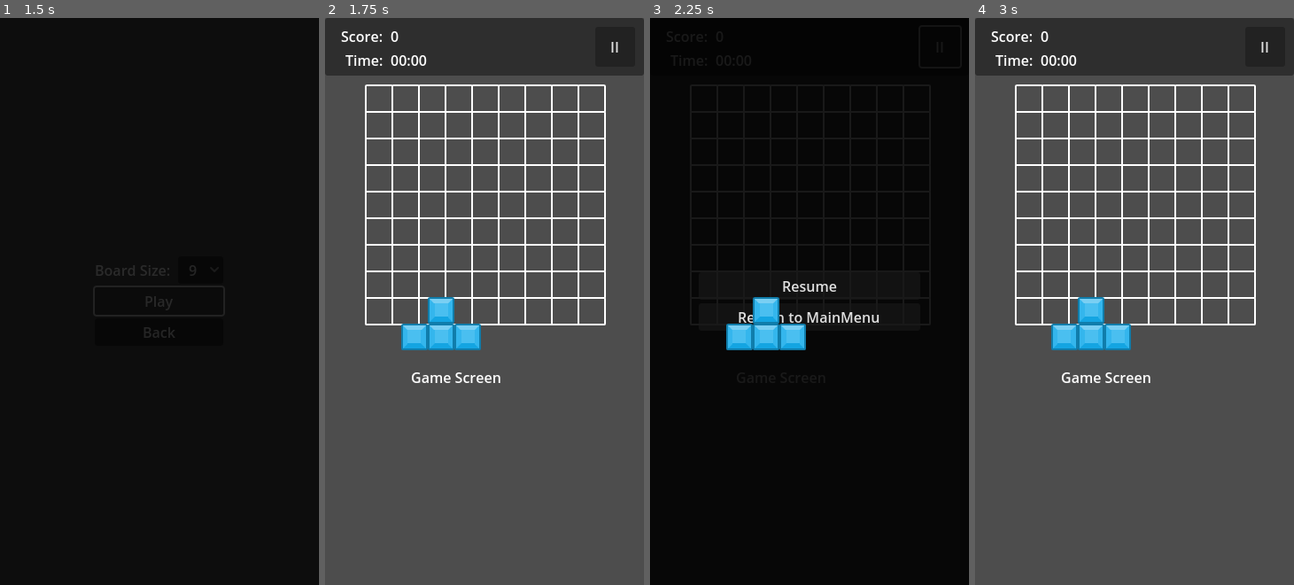
Above: before the commit, frames 1-4 (left to right).
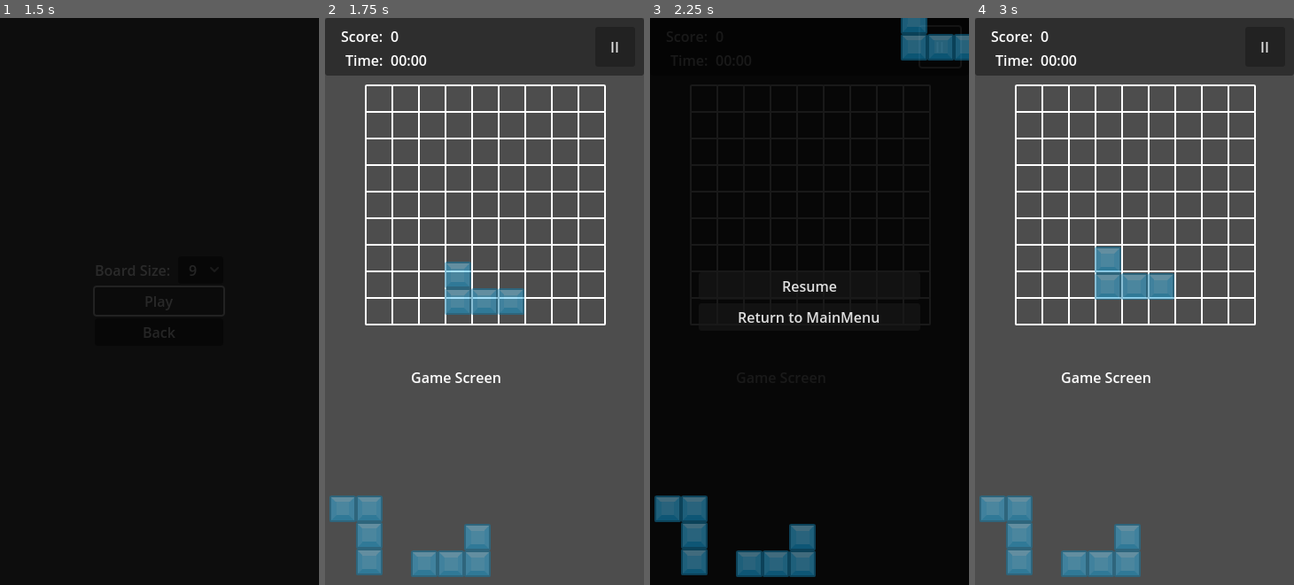
Above: after the commit, the same moments.

Repository: Ozymandias1/blockgame
Game: Godot game, scene res://Scenes/00_RootScene.tscn
Same seed, same stepped clock (60 frames per second), same inputs: the game is played once before the commit and once after it.
Inputs:
- Up to frame 1 (1.5 s): click "Start Game" at 0.5 s; click "Play" at 1.25 s
- Up to frame 2 (1.75 s): no input
- Up to frame 3 (2.25 s): click "II" at 2 s
- Up to frame 4 (3 s): click "Resume" at 2.75 s

Frame 1 is identical in both runs. In frame 2, 6.1% of the frame differs, in the area x 1-63%, y 42-99%; in frame 3, 5.9%; in frame 4, 6.2%, in the area x 1-63%, y 40-99%.

Commit message:
타입별 배치용 블럭 생성 작업

Diff:
--- /dev/null
+++ b/Prefabs/Blocks/block_type_1.tscn
@@ -0,0 +1,53 @@
+[gd_scene load_steps=4 format=3 uid="uid://bw4tc2ahretto"]
+
+[ext_resource type="PackedScene" uid="uid://c23lg101q4aac" path="res://Prefabs/Blocks/block_base.tscn" id="1_v6jnb"]
+[ext_resource type="Texture2D" uid="uid://b6ljuns0i4b7d" path="res://Textures/element_red_square.png" id="2_aif8g"]
+[ext_resource type="Texture2D" uid="uid://dk7o1ak6dqqmc" path="res://Textures/element_blue_square.png" id="3_ubnke"]
+
+[node name="BlockBase" instance=ExtResource("1_v6jnb")]
+block_texture = ExtResource("2_aif8g")
+block_indices = Array[Vector2i]([Vector2i(0, -1), Vector2i(0, 0), Vector2i(1, 0), Vector2i(0, 1)])
+
+[node name="TextureRect" type="TextureRect" parent="." index="0"]
+texture_filter = 1
+layout_mode = 0
+offset_left = -15.0
+offset_top = -15.0
+offset_right = 15.0
+offset_bottom = 15.0
+mouse_filter = 2
+texture = ExtResource("3_ubnke")
+expand_mode = 1
+
+[node name="TextureRect2" type="TextureRect" parent="." index="1"]
+texture_filter = 1
+layout_mode = 0
+offset_left = 15.0
+offset_top = -15.0
+offset_right = 45.0
+offset_bottom = 15.0
+mouse_filter = 2
+texture = ExtResource("3_ubnke")
+expand_mode = 1
+
+[node name="TextureRect3" type="TextureRect" parent="." index="2"]
+texture_filter = 1
+layout_mode = 0
+offset_left = -15.0
+offset_top = 15.0
+offset_right = 15.0
+offset_bottom = 45.0
+mouse_filter = 2
+texture = ExtResource("3_ubnke")
+expand_mode = 1
+
+[node name="TextureRect4" type="TextureRect" parent="." index="3"]
+texture_filter = 1
+layout_mode = 0
+offset_left = -15.0
+offset_top = -45.0
+offset_right = 15.0
+offset_bottom = -15.0
+mouse_filter = 2
+texture = ExtResource("3_ubnke")
+expand_mode = 1
--- /dev/null
+++ b/Prefabs/Blocks/block_type_2.tscn
@@ -0,0 +1,53 @@
+[gd_scene load_steps=4 format=3 uid="uid://di4ibb5li58yj"]
+
+[ext_resource type="PackedScene" uid="uid://c23lg101q4aac" path="res://Prefabs/Blocks/block_base.tscn" id="1_5j1r7"]
+[ext_resource type="Texture2D" uid="uid://b6ljuns0i4b7d" path="res://Textures/element_red_square.png" id="2_h8yah"]
+[ext_resource type="Texture2D" uid="uid://dk7o1ak6dqqmc" path="res://Textures/element_blue_square.png" id="3_nc5e0"]
+
+[node name="BlockBase" instance=ExtResource("1_5j1r7")]
+block_texture = ExtResource("2_h8yah")
+block_indices = Array[Vector2i]([Vector2i(0, 0), Vector2i(1, 0), Vector2i(-1, 0), Vector2i(0, 1)])
+
+[node name="TextureRect" type="TextureRect" parent="." index="0"]
+texture_filter = 1
+layout_mode = 0
+offset_left = -15.0
+offset_top = -15.0
+offset_right = 15.0
+offset_bottom = 15.0
+mouse_filter = 2
+texture = ExtResource("3_nc5e0")
+expand_mode = 1
+
+[node name="TextureRect2" type="TextureRect" parent="." index="1"]
+texture_filter = 1
+layout_mode = 0
+offset_left = 15.0
+offset_top = -15.0
+offset_right = 45.0
+offset_bottom = 15.0
+mouse_filter = 2
+texture = ExtResource("3_nc5e0")
+expand_mode = 1
+
+[node name="TextureRect3" type="TextureRect" parent="." index="2"]
+texture_filter = 1
+layout_mode = 0
+offset_left = -45.0
+offset_top = -15.0
+offset_right = -15.0
+offset_bottom = 15.0
+mouse_filter = 2
+texture = ExtResource("3_nc5e0")
+expand_mode = 1
+
+[node name="TextureRect4" type="TextureRect" parent="." index="3"]
+texture_filter = 1
+layout_mode = 0
+offset_left = -15.0
+offset_top = 15.0
+offset_right = 15.0
+offset_bottom = 45.0
+mouse_filter = 2
+texture = ExtResource("3_nc5e0")
+expand_mode = 1
--- /dev/null
+++ b/Prefabs/Blocks/block_type_3.tscn
@@ -0,0 +1,53 @@
+[gd_scene load_steps=4 format=3 uid="uid://c6kdvkw6wfsub"]
+
+[ext_resource type="PackedScene" uid="uid://c23lg101q4aac" path="res://Prefabs/Blocks/block_base.tscn" id="1_j2a3m"]
+[ext_resource type="Texture2D" uid="uid://b6ljuns0i4b7d" path="res://Textures/element_red_square.png" id="2_28kwy"]
+[ext_resource type="Texture2D" uid="uid://dk7o1ak6dqqmc" path="res://Textures/element_blue_square.png" id="3_gau5d"]
+
+[node name="BlockBase" instance=ExtResource("1_j2a3m")]
+block_texture = ExtResource("2_28kwy")
+block_indices = Array[Vector2i]([Vector2i(0, 0), Vector2i(-1, 0), Vector2i(0, -1), Vector2i(0, 1)])
+
+[node name="TextureRect" type="TextureRect" parent="." index="0"]
+texture_filter = 1
+layout_mode = 0
+offset_left = -15.0
+offset_top = -15.0
+offset_right = 15.0
+offset_bottom = 15.0
+mouse_filter = 2
+texture = ExtResource("3_gau5d")
+expand_mode = 1
+
+[node name="TextureRect2" type="TextureRect" parent="." index="1"]
+texture_filter = 1
+layout_mode = 0
+offset_left = -15.0
+offset_top = 15.0
+offset_right = 15.0
+offset_bottom = 45.0
+mouse_filter = 2
+texture = ExtResource("3_gau5d")
+expand_mode = 1
+
+[node name="TextureRect3" type="TextureRect" parent="." index="2"]
+texture_filter = 1
+layout_mode = 0
+offset_left = -45.0
+offset_top = -15.0
+offset_right = -15.0
+offset_bottom = 15.0
+mouse_filter = 2
+texture = ExtResource("3_gau5d")
+expand_mode = 1
+
+[node name="TextureRect4" type="TextureRect" parent="." index="3"]
+texture_filter = 1
+layout_mode = 0
+offset_left = -15.0
+offset_top = -45.0
+offset_right = 15.0
+offset_bottom = -15.0
+mouse_filter = 2
+texture = ExtResource("3_gau5d")
+expand_mode = 1
--- /dev/null
+++ b/Prefabs/Blocks/block_type_4.tscn
@@ -0,0 +1,53 @@
+[gd_scene load_steps=4 format=3 uid="uid://cokpexdjqa6tq"]
+
+[ext_resource type="PackedScene" uid="uid://c23lg101q4aac" path="res://Prefabs/Blocks/block_base.tscn" id="1_ipp70"]
+[ext_resource type="Texture2D" uid="uid://b6ljuns0i4b7d" path="res://Textures/element_red_square.png" id="2_c7cj8"]
+[ext_resource type="Texture2D" uid="uid://dk7o1ak6dqqmc" path="res://Textures/element_blue_square.png" id="3_2eltl"]
+
+[node name="BlockBase" instance=ExtResource("1_ipp70")]
+block_texture = ExtResource("2_c7cj8")
+block_indices = Array[Vector2i]([Vector2i(0, 0), Vector2i(0, -1), Vector2i(1, -1), Vector2i(0, 1)])
+
+[node name="TextureRect" type="TextureRect" parent="." index="0"]
+texture_filter = 1
+layout_mode = 0
+offset_left = -15.0
+offset_top = -15.0
+offset_right = 15.0
+offset_bottom = 15.0
+mouse_filter = 2
+texture = ExtResource("3_2eltl")
+expand_mode = 1
+
+[node name="TextureRect2" type="TextureRect" parent="." index="1"]
+texture_filter = 1
+layout_mode = 0
+offset_left = -15.0
+offset_top = 15.0
+offset_right = 15.0
+offset_bottom = 45.0
+mouse_filter = 2
+texture = ExtResource("3_2eltl")
+expand_mode = 1
+
+[node name="TextureRect3" type="TextureRect" parent="." index="2"]
+texture_filter = 1
+layout_mode = 0
+offset_left = 15.0
+offset_top = -45.0
+offset_right = 45.0
+offset_bottom = -15.0
+mouse_filter = 2
+texture = ExtResource("3_2eltl")
+expand_mode = 1
+
+[node name="TextureRect4" type="TextureRect" parent="." index="3"]
+texture_filter = 1
+layout_mode = 0
+offset_left = -15.0
+offset_top = -45.0
+offset_right = 15.0
+offset_bottom = -15.0
+mouse_filter = 2
+texture = ExtResource("3_2eltl")
+expand_mode = 1
--- /dev/null
+++ b/Prefabs/Blocks/block_type_5.tscn
@@ -0,0 +1,53 @@
+[gd_scene load_steps=4 format=3 uid="uid://c8xbrlgknp12j"]
+
+[ext_resource type="PackedScene" uid="uid://c23lg101q4aac" path="res://Prefabs/Blocks/block_base.tscn" id="1_rlp0f"]
+[ext_resource type="Texture2D" uid="uid://b6ljuns0i4b7d" path="res://Textures/element_red_square.png" id="2_h8j1i"]
+[ext_resource type="Texture2D" uid="uid://dk7o1ak6dqqmc" path="res://Textures/element_blue_square.png" id="3_8dwpa"]
+
+[node name="BlockBase" instance=ExtResource("1_rlp0f")]
+block_texture = ExtResource("2_h8j1i")
+block_indices = Array[Vector2i]([Vector2i(-1, 0), Vector2i(0, 0), Vector2i(1, 0), Vector2i(1, 1)])
+
+[node name="TextureRect" type="TextureRect" parent="." index="0"]
+texture_filter = 1
+layout_mode = 0
+offset_left = -15.0
+offset_top = -15.0
+offset_right = 15.0
+offset_bottom = 15.0
+mouse_filter = 2
+texture = ExtResource("3_8dwpa")
+expand_mode = 1
+
+[node name="TextureRect2" type="TextureRect" parent="." index="1"]
+texture_filter = 1
+layout_mode = 0
+offset_left = -45.0
+offset_top = -15.0
+offset_right = -15.0
+offset_bottom = 15.0
+mouse_filter = 2
+texture = ExtResource("3_8dwpa")
+expand_mode = 1
+
+[node name="TextureRect3" type="TextureRect" parent="." index="2"]
+texture_filter = 1
+layout_mode = 0
+offset_left = 15.0
+offset_top = 15.0
+offset_right = 45.0
+offset_bottom = 45.0
+mouse_filter = 2
+texture = ExtResource("3_8dwpa")
+expand_mode = 1
+
+[node name="TextureRect4" type="TextureRect" parent="." index="3"]
+texture_filter = 1
+layout_mode = 0
+offset_left = 15.0
+offset_top = -15.0
+offset_right = 45.0
+offset_bottom = 15.0
+mouse_filter = 2
+texture = ExtResource("3_8dwpa")
+expand_mode = 1
--- /dev/null
+++ b/Prefabs/Blocks/block_type_6.tscn
@@ -0,0 +1,53 @@
+[gd_scene load_steps=4 format=3 uid="uid://drw7no25q28iu"]
+
+[ext_resource type="PackedScene" uid="uid://c23lg101q4aac" path="res://Prefabs/Blocks/block_base.tscn" id="1_tw1tb"]
+[ext_resource type="Texture2D" uid="uid://b6ljuns0i4b7d" path="res://Textures/element_red_square.png" id="2_b60ij"]
+[ext_resource type="Texture2D" uid="uid://dk7o1ak6dqqmc" path="res://Textures/element_blue_square.png" id="3_gobuv"]
+
+[node name="BlockBase" instance=ExtResource("1_tw1tb")]
+block_texture = ExtResource("2_b60ij")
+block_indices = Array[Vector2i]([Vector2i(0, -1), Vector2i(0, 0), Vector2i(0, 1), Vector2i(-1, 1)])
+
+[node name="TextureRect" type="TextureRect" parent="." index="0"]
+texture_filter = 1
+layout_mode = 0
+offset_left = -15.0
+offset_top = -15.0
+offset_right = 15.0
+offset_bottom = 15.0
+mouse_filter = 2
+texture = ExtResource("3_gobuv")
+expand_mode = 1
+
+[node name="TextureRect2" type="TextureRect" parent="." index="1"]
+texture_filter = 1
+layout_mode = 0
+offset_left = -15.0
+offset_top = -45.0
+offset_right = 15.0
+offset_bottom = -15.0
+mouse_filter = 2
+texture = ExtResource("3_gobuv")
+expand_mode = 1
+
+[node name="TextureRect3" type="TextureRect" parent="." index="2"]
+texture_filter = 1
+layout_mode = 0
+offset_left = -45.0
+offset_top = 15.0
+offset_right = -15.0
+offset_bottom = 45.0
+mouse_filter = 2
+texture = ExtResource("3_gobuv")
+expand_mode = 1
+
+[node name="TextureRect4" type="TextureRect" parent="." index="3"]
+texture_filter = 1
+layout_mode = 0
+offset_left = -15.0
+offset_top = 15.0
+offset_right = 15.0
+offset_bottom = 45.0
+mouse_filter = 2
+texture = ExtResource("3_gobuv")
+expand_mode = 1
--- /dev/null
+++ b/Prefabs/Blocks/block_type_7.tscn
@@ -0,0 +1,53 @@
+[gd_scene load_steps=4 format=3 uid="uid://fhet2b87grbq"]
+
+[ext_resource type="PackedScene" uid="uid://c23lg101q4aac" path="res://Prefabs/Blocks/block_base.tscn" id="1_ig5fo"]
+[ext_resource type="Texture2D" uid="uid://b6ljuns0i4b7d" path="res://Textures/element_red_square.png" id="2_mn7nw"]
+[ext_resource type="Texture2D" uid="uid://dk7o1ak6dqqmc" path="res://Textures/element_blue_square.png" id="3_nhog4"]
+
+[node name="BlockBase" instance=ExtResource("1_ig5fo")]
+block_texture = ExtResource("2_mn7nw")
+block_indices = Array[Vector2i]([Vector2i(-1, -1), Vector2i(-1, 0), Vector2i(0, 0), Vector2i(1, 0)])
+
+[node name="TextureRect" type="TextureRect" parent="." index="0"]
+texture_filter = 1
+layout_mode = 0
+offset_left = -15.0
+offset_top = -15.0
+offset_right = 15.0
+offset_bottom = 15.0
+mouse_filter = 2
+texture = ExtResource("3_nhog4")
+expand_mode = 1
+
+[node name="TextureRect2" type="TextureRect" parent="." index="1"]
+texture_filter = 1
+layout_mode = 0
+offset_left = 15.0
+offset_top = -15.0
+offset_right = 45.0
+offset_bottom = 15.0
+mouse_filter = 2
+texture = ExtResource("3_nhog4")
+expand_mode = 1
+
+[node name="TextureRect3" type="TextureRect" parent="." index="2"]
+texture_filter = 1
+layout_mode = 0
+offset_left = -45.0
+offset_top = -45.0
+offset_right = -15.0
+offset_bottom = -15.0
+mouse_filter = 2
+texture = ExtResource("3_nhog4")
+expand_mode = 1
+
+[node name="TextureRect4" type="TextureRect" parent="." index="3"]
+texture_filter = 1
+layout_mode = 0
+offset_left = -45.0
+offset_top = -15.0
+offset_right = -15.0
+offset_bottom = 15.0
+mouse_filter = 2
+texture = ExtResource("3_nhog4")
+expand_mode = 1
--- /dev/null
+++ b/Prefabs/Blocks/block_type_8.tscn
@@ -0,0 +1,53 @@
+[gd_scene load_steps=4 format=3 uid="uid://don756wqshri7"]
+
+[ext_resource type="PackedScene" uid="uid://c23lg101q4aac" path="res://Prefabs/Blocks/block_base.tscn" id="1_1br20"]
+[ext_resource type="Texture2D" uid="uid://b6ljuns0i4b7d" path="res://Textures/element_red_square.png" id="2_ij0ri"]
+[ext_resource type="Texture2D" uid="uid://dk7o1ak6dqqmc" path="res://Textures/element_blue_square.png" id="3_n1e8c"]
+
+[node name="BlockBase" instance=ExtResource("1_1br20")]
+block_texture = ExtResource("2_ij0ri")
+block_indices = Array[Vector2i]([Vector2i(-1, -1), Vector2i(0, -1), Vector2i(0, 0), Vector2i(0, 1)])
+
+[node name="TextureRect" type="TextureRect" parent="." index="0"]
+texture_filter = 1
+layout_mode = 0
+offset_left = -15.0
+offset_top = -15.0
+offset_right = 15.0
+offset_bottom = 15.0
+mouse_filter = 2
+texture = ExtResource("3_n1e8c")
+expand_mode = 1
+
+[node name="TextureRect2" type="TextureRect" parent="." index="1"]
+texture_filter = 1
+layout_mode = 0
+offset_left = -15.0
+offset_top = 15.0
+offset_right = 15.0
+offset_bottom = 45.0
+mouse_filter = 2
+texture = ExtResource("3_n1e8c")
+expand_mode = 1
+
+[node name="TextureRect3" type="TextureRect" parent="." index="2"]
+texture_filter = 1
+layout_mode = 0
+offset_left = -45.0
+offset_top = -45.0
+offset_right = -15.0
+offset_bottom = -15.0
+mouse_filter = 2
+texture = ExtResource("3_n1e8c")
+expand_mode = 1
+
+[node name="TextureRect4" type="TextureRect" parent="." index="3"]
+texture_filter = 1
+layout_mode = 0
+offset_left = -15.0
+offset_top = -45.0
+offset_right = 15.0
+offset_bottom = -15.0
+mouse_filter = 2
+texture = ExtResource("3_n1e8c")
+expand_mode = 1
--- /dev/null
+++ b/Prefabs/Blocks/block_type_9.tscn
@@ -0,0 +1,53 @@
+[gd_scene load_steps=4 format=3 uid="uid://bk6yaov30lt2e"]
+
+[ext_resource type="PackedScene" uid="uid://c23lg101q4aac" path="res://Prefabs/Blocks/block_base.tscn" id="1_0th3h"]
+[ext_resource type="Texture2D" uid="uid://b6ljuns0i4b7d" path="res://Textures/element_red_square.png" id="2_iwgin"]
+[ext_resource type="Texture2D" uid="uid://dk7o1ak6dqqmc" path="res://Textures/element_blue_square.png" id="3_lev0k"]
+
+[node name="BlockBase" instance=ExtResource("1_0th3h")]
+block_texture = ExtResource("2_iwgin")
+block_indices = Array[Vector2i]([Vector2i(1, -1), Vector2i(-1, 0), Vector2i(0, 0), Vector2i(1, 0)])
+
+[node name="TextureRect" type="TextureRect" parent="." index="0"]
+texture_filter = 1
+layout_mode = 0
+offset_left = -15.0
+offset_top = -15.0
+offset_right = 15.0
+offset_bottom = 15.0
+mouse_filter = 2
+texture = ExtResource("3_lev0k")
+expand_mode = 1
+
+[node name="TextureRect2" type="TextureRect" parent="." index="1"]
+texture_filter = 1
+layout_mode = 0
+offset_left = -45.0
+offset_top = -15.0
+offset_right = -15.0
+offset_bottom = 15.0
+mouse_filter = 2
+texture = ExtResource("3_lev0k")
+expand_mode = 1
+
+[node name="TextureRect3" type="TextureRect" parent="." index="2"]
+texture_filter = 1
+layout_mode = 0
+offset_left = 15.0
+offset_top = -45.0
+offset_right = 45.0
+offset_bottom = -15.0
+mouse_filter = 2
+texture = ExtResource("3_lev0k")
+expand_mode = 1
+
+[node name="TextureRect4" type="TextureRect" parent="." index="3"]
+texture_filter = 1
+layout_mode = 0
+offset_left = 15.0
+offset_top = -15.0
+offset_right = 45.0
+offset_bottom = 15.0
+mouse_filter = 2
+texture = ExtResource("3_lev0k")
+expand_mode = 1
--- a/Scenes/03_GamePlay.tscn
+++ b/Scenes/03_GamePlay.tscn
@@ -1,10 +1,12 @@
-[gd_scene load_steps=4 format=3 uid="uid://divs3j57r5cw2"]
+[gd_scene load_steps=6 format=3 uid="uid://divs3j57r5cw2"]
 
 [ext_resource type="Script" path="res://Scripts/GamePlay.gd" id="1_wjfbx"]
 [ext_resource type="PackedScene" uid="uid://c8sfmcvedguns" path="res://Scenes/05_Pause.tscn" id="2_oeh2c"]
-[ext_resource type="PackedScene" uid="uid://dl4ve3746egav" path="res://Prefabs/Blocks/block_type_0.tscn" id="3_uicoc"]
+[ext_resource type="PackedScene" uid="uid://bk6yaov30lt2e" path="res://Prefabs/Blocks/block_type_9.tscn" id="5_xsbgb"]
+[ext_resource type="PackedScene" uid="uid://fhet2b87grbq" path="res://Prefabs/Blocks/block_type_7.tscn" id="10_tu3sv"]
+[ext_resource type="PackedScene" uid="uid://don756wqshri7" path="res://Prefabs/Blocks/block_type_8.tscn" id="11_0arc4"]
 
-[node name="Gameplay" type="Control"]
+[node name="Gameplay" type="Control" node_paths=PackedStringArray("test_blocks")]
 layout_mode = 3
 anchors_preset = 15
 anchor_right = 1.0
@@ -12,6 +14,7 @@
 grow_horizontal = 2
 grow_vertical = 2
 script = ExtResource("1_wjfbx")
+test_blocks = [NodePath("BlockBase"), NodePath("BlockBase2"), NodePath("BlockBase3")]
 
 [node name="TopMenu" type="Panel" parent="."]
 layout_mode = 1
@@ -98,10 +101,22 @@
 
 [node name="Timer" type="Timer" parent="."]
 
-[node name="Test" parent="." instance=ExtResource("3_uicoc")]
-offset_left = 131.0
-offset_top = 360.0
-offset_right = 131.0
-offset_bottom = 360.0
+[node name="BlockBase" parent="." instance=ExtResource("10_tu3sv")]
+offset_left = 50.0
+offset_top = 584.0
+offset_right = 50.0
+offset_bottom = 584.0
+
+[node name="BlockBase2" parent="." instance=ExtResource("11_0arc4")]
+offset_left = 50.0
+offset_top = 584.0
+offset_right = 50.0
+offset_bottom = 584.0
+
+[node name="BlockBase3" parent="." instance=ExtResource("5_xsbgb")]
+offset_left = 142.0
+offset_top = 616.0
+offset_right = 142.0
+offset_bottom = 616.0
 
 [connection signal="pressed" from="TopMenu/Btn_Pause" to="." method="_on_btn_pause_pressed"]
--- a/Scripts/Block.gd
+++ b/Scripts/Block.gd
@@ -3,7 +3,17 @@
 @export var block_texture: Texture2D
 @export var block_indices: Array[Vector2i]
 
-#func _ready():
-	#var children = find_children("*", "Sprite2D")
+func _ready():
+	set_opacity(0.5)
+	#var children = find_children("*", "TextureRect")
 	#for child in children:
-		#child.texture = block_texture
+		##child.texture = block_texture
+		#print(child.modulate)
+		#child.modulate.a = 0.25
+		#print(child.modulate)
+
+# 블럭 투명도 설정
+func set_opacity(opacity: float = 1.0):
+	var children = find_children("*", "TextureRect")
+	for child in children:
+		child.modulate.a = opacity
--- a/Scripts/GamePlay.gd
+++ b/Scripts/GamePlay.gd
@@ -6,7 +6,10 @@
 @onready var label_time_value = $TopMenu/Gameplay_Menu_Bar/HBox_Time_Container/Label_Time_Value
 @onready var menu_controller = $"../../MenuController"
 
-@onready var test = $Test
+@export var test_blocks: Array[Control]
+var test_block_index = 0
+var test_is_lock = false
+var test_lock_pos = Vector2.ZERO
 
 const BOARD_ITEM = preload("res://Prefabs/board_item.tscn")
 var board_size: int:
@@ -24,6 +27,14 @@
 	timer.connect("timeout", _on_timer_process)
 	board.columns = 9
 
+func _process(delta):
+	if test_blocks.size() > 0:
+		if test_is_lock:
+			test_blocks[test_block_index].global_position = test_lock_pos
+		else:
+			test_blocks[test_block_index].global_position = get_global_mouse_position()
+	pass
+
 # 보드판 초기화
 func init_board():
 	# 일시정지 화면 숨김 처리
@@ -40,7 +51,9 @@
 		for x in range(board_size):
 			var item = BOARD_ITEM.instantiate()
 			item.name = str("%s_%s" % [x,y])
+			item.set_meta("BoardIndex", Vector2i(x, y))
 			item.mouse_entered.connect(_on_block_mouse_entered.bind(item))
+			item.mouse_exited.connect(_on_block_mouse_exited)
 			board.add_child(item)
 			board_available_map[Vector2i(x, y)] = true
 
@@ -76,11 +89,52 @@
 func create_blocks():
 	print("create_blocks() called.")
 
+# 블럭의 배치 가능 여부를 판별
+func check_is_placeable(item_board_index: Vector2i):
+	# 일단은 테스트 블럭으로
+	if test_blocks.size() > 0:
+		var test_block_indices = test_blocks[test_block_index].block_indices
+		var matchCount = 0
+		for p in test_block_indices:
+			var check_point = Vector2i(item_board_index.x + p.x, item_board_index.y + p.y)
+			if 0 <= check_point.x and 0 <= check_point.y and check_point.x < board.columns and check_point.y < board.columns:
+				matchCount += 1
+
+		return matchCount == test_block_indices.size()
+
+	return true
+
 # 보드 배경 블럭 마우스 엔터 시그널
 # https://www.reddit.com/r/godot/comments/yp3soy/comment/k9sx11d/
 func _on_block_mouse_entered(item):
-	print(item.name," ", item.size)
-	test.global_position = item.global_position
-	test.global_position.x += 16
-	test.global_position.y += 16
+	print('_on_block_mouse_entered:' + item.name," ", item.size)
+	# item.set_meta("Board Index", Vector2i(x, y))
+	if test_blocks.size() > 0:
+		var item_board_index = item.get_meta("BoardIndex")
+		if check_is_placeable(item_board_index):
+			test_lock_pos = item.global_position
+			test_lock_pos.x += 16
+			test_lock_pos.y += 16
+			test_is_lock = true
+			test_blocks[test_block_index].set_opacity(1.0)
+		else:
+			test_is_lock = false
+			test_blocks[test_block_index].set_opacity(0.5)
 	pass
+
+# 보드 배경 블럭 마우스 나감 시그널
+func _on_block_mouse_exited():
+	print('_on_block_mouse_exited')
+	test_is_lock = false
+	test_blocks[test_block_index].set_opacity(0.5)
+
+func _unhandled_key_input(event):
+	if event is InputEventKey:
+		if event.pressed and event.keycode == KEY_Q:
+			test_block_index -= 1
+			if test_block_index < 0:
+				test_block_index = test_blocks.size() - 1
+		if event.pressed and event.keycode == KEY_W:
+			test_block_index += 1
+			if test_block_index >= test_blocks.size():
+				test_block_index = 0
